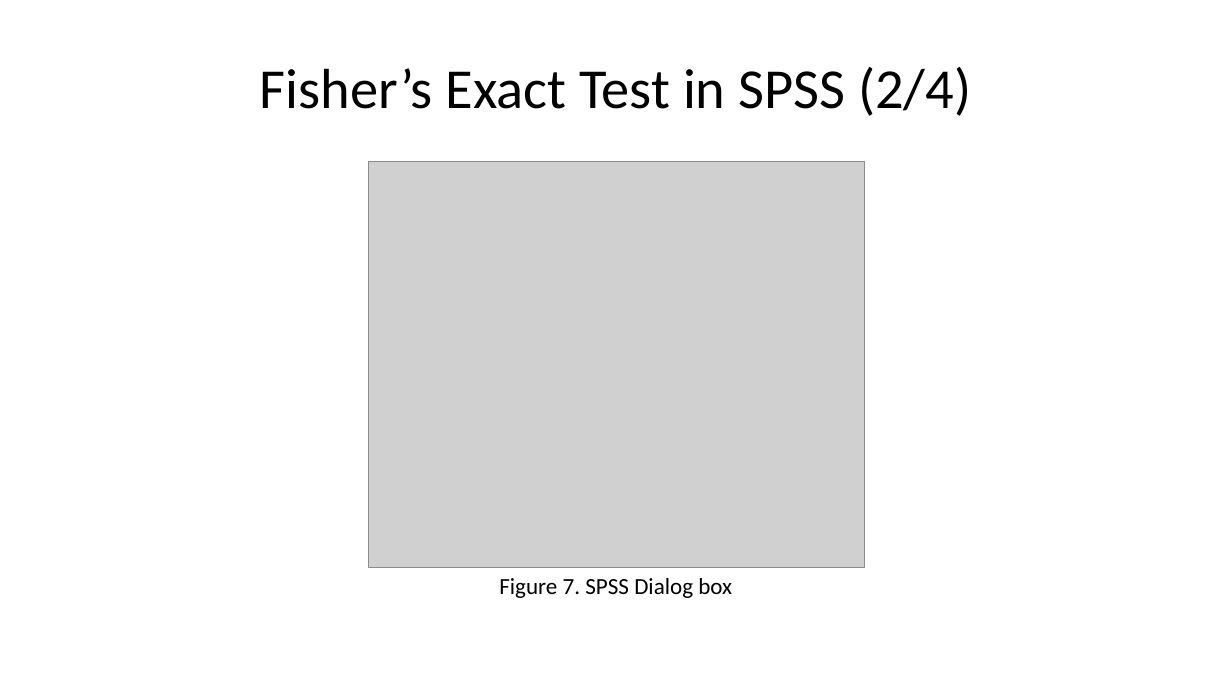
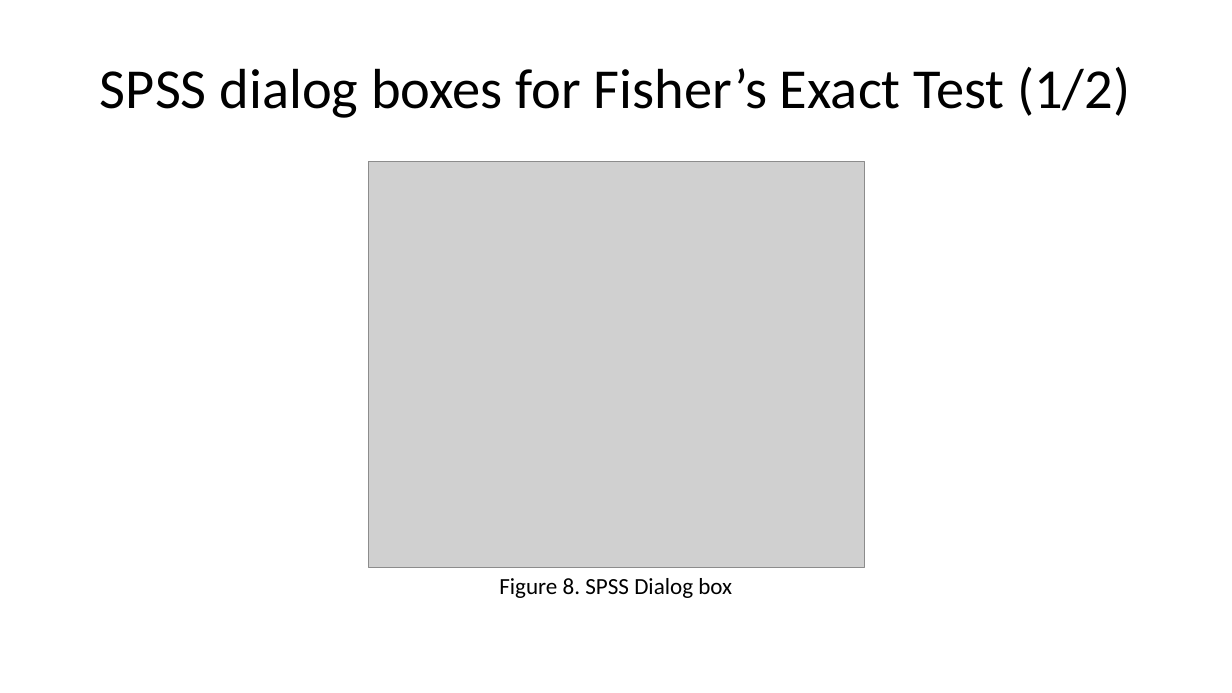
Before and after one commit to pmean/talks, a slide deck: slide 19 of exact-tests/results/exact-and-randomization-tests.pptx. Drawn at 1232x693 pixels with LibreOffice and Linux fonts; fonts in the diff are those of the drawing; grey boxes stand for pictures. Boxes give left, top, right and bottom in pixels: in the first picture for what was removed or moved away, otherwise in the second. Text is boxed around its words. In the diff, an @@ line names an element or a change of style, - is before the commit and + after.

Commit message:
Added titanic examples to exact-tests

```diff
--- a/exact-tests/results/exact-and-randomization-tests.pptx
+++ b/exact-tests/results/exact-and-randomization-tests.pptx
@@ title at bbox=[100, 67, 1130, 118]: text changed @@
-Fisher’s Exact Test in SPSS (2/4)
+SPSS dialog boxes for Fisher’s Exact Test (1/2)
@@ text at bbox=[499, 578, 732, 598]: text changed @@
-Figure 7. SPSS Dialog box
+Figure 8. SPSS Dialog box
```
Also in this commit, not shown: 26 other slides changed, 14 slides added, 5 slides removed, 9 other files.
